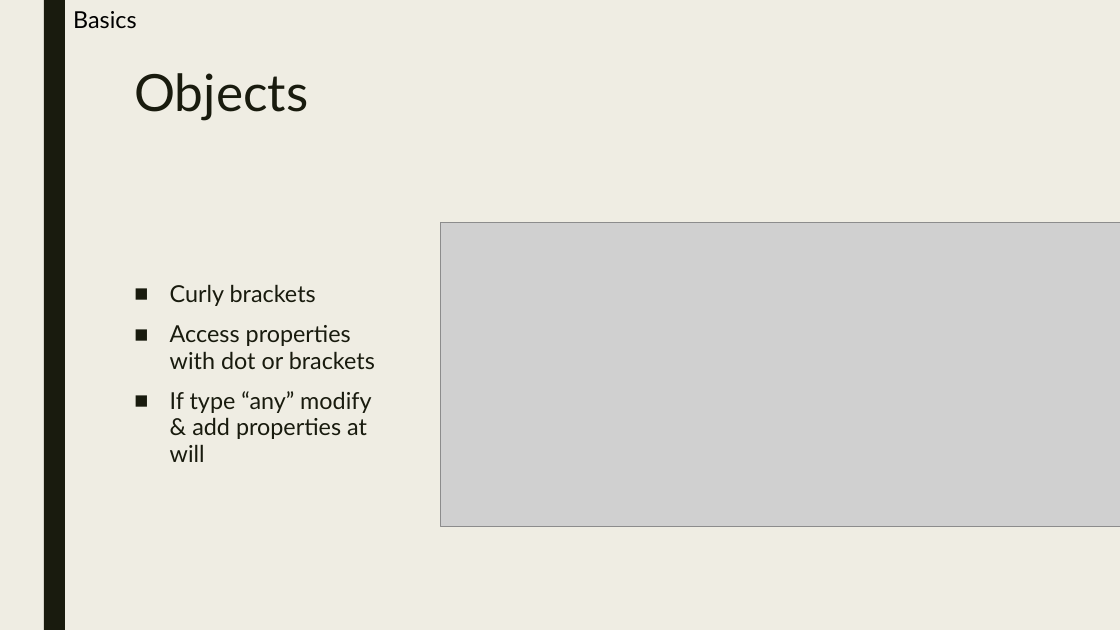
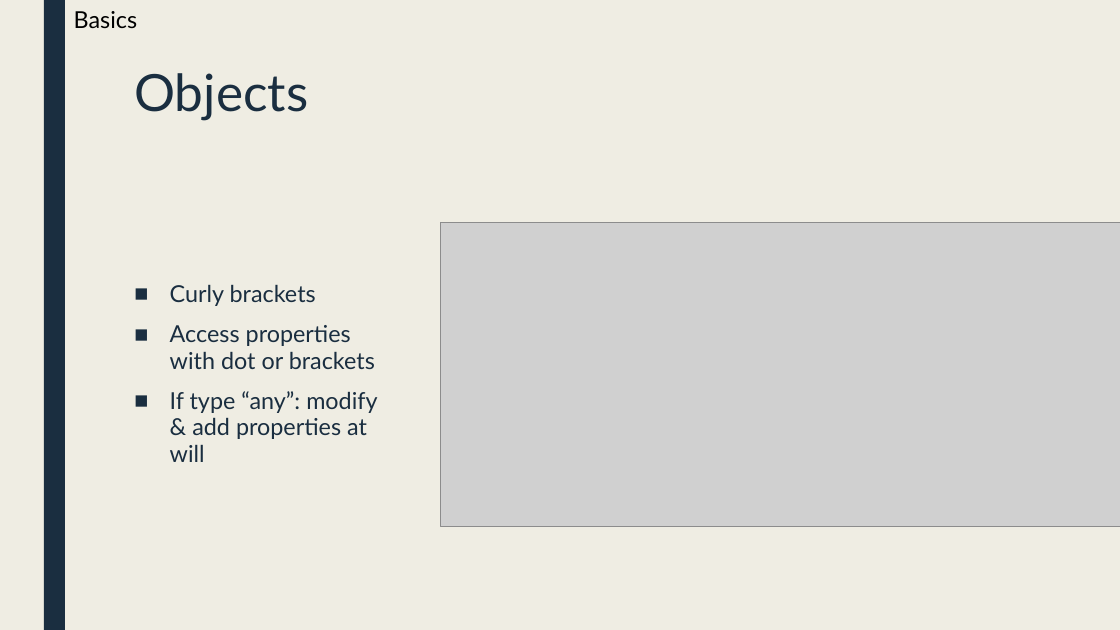
Before and after one commit to manuelhuber/typescript, a slide deck: slide 11 of Typescript.pptx (slide 8 before the commit). Drawn at 1120x630 pixels with LibreOffice and Linux fonts; fonts in the diff are those of the drawing; grey boxes stand for pictures. Boxes give left, top, right and bottom in pixels: in the first picture for what was removed or moved away, otherwise in the second. Text is boxed around its words. In the diff, an @@ line names an element or a change of style, - is before the commit and + after.

```diff
--- a/Typescript.pptx
+++ b/Typescript.pptx
@@ rectangle at bbox=[44, 0, 65, 630]: fill #191B0E to #1A2E40 @@
@@ title "Objects" at bbox=[134, 73, 308, 120]: text colour #191B0E to #1A2E40 @@
@@ text at bbox=[170, 284, 375, 369]: text colour #191B0E to #1A2E40 in "Curly brackets", "Access properties with dot or brackets" @@
@@ text at bbox=[170, 391, 377, 462]: text changed; text colour #191B0E to #1A2E40 @@
-■ If type “any” modify & add properties at will
+■ If type “any”: modify & add properties at will
```
Also in this commit, not shown: 9 other slides changed, 38 slides added, 2 other files.
